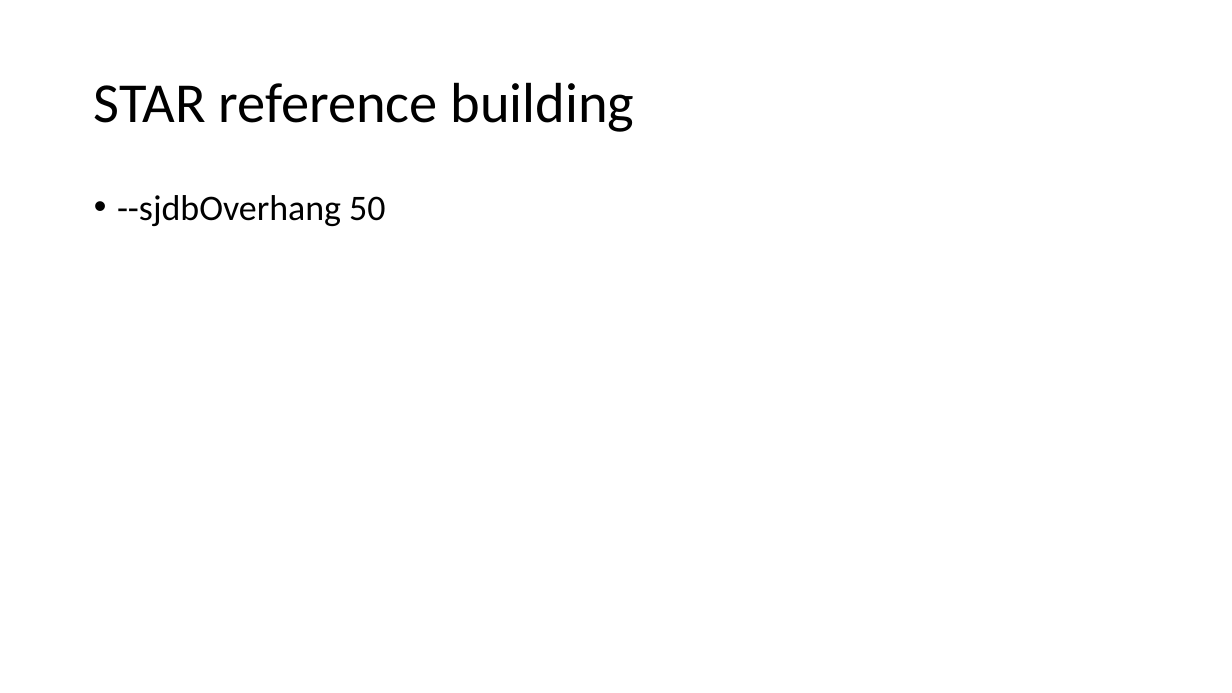
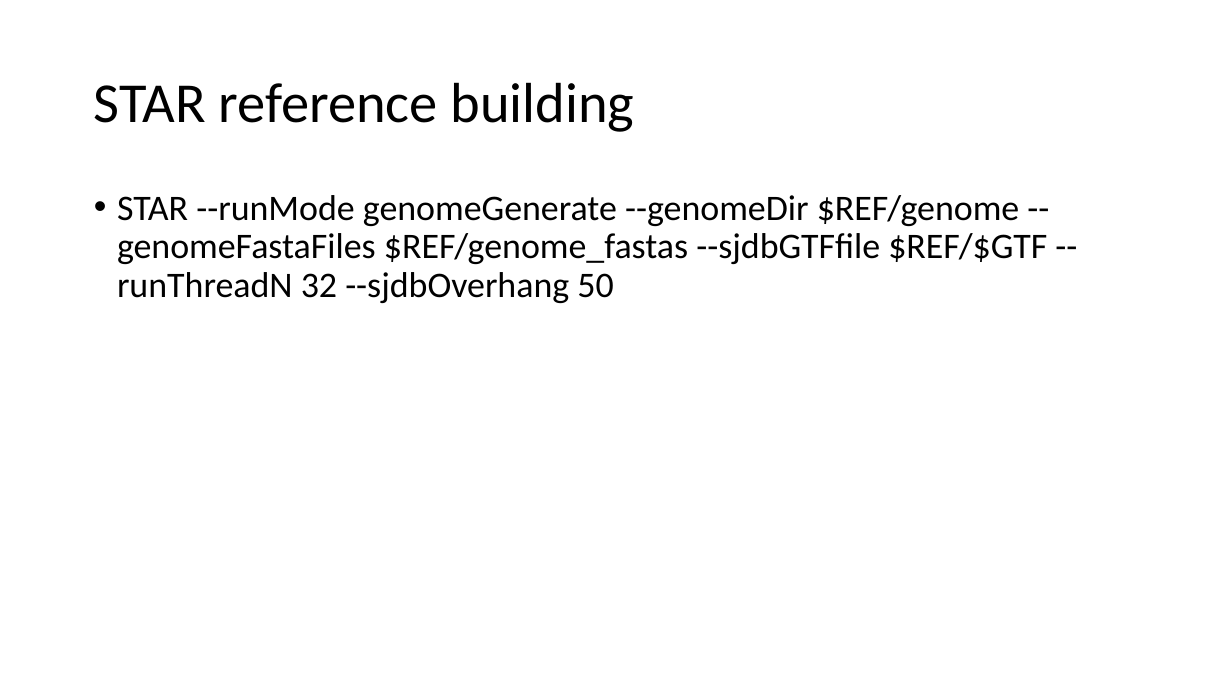
Before and after one commit to j-berg/bioinformatics-bootcamp, a slide deck: slide 13 of class_5/class_5.pptx. Drawn at 1232x693 pixels with LibreOffice and Linux fonts; fonts in the diff are those of the drawing. Boxes give left, top, right and bottom in pixels: in the first picture for what was removed or moved away, otherwise in the second. Text is boxed around its words. In the diff, an @@ line names an element or a change of style, - is before the commit and + after.

```diff
--- a/class_5/class_5.pptx
+++ b/class_5/class_5.pptx
@@ text at [117, 195, 1047, 303]: text changed @@
-• --sjdbOverhang 50
+• STAR --runMode genomeGenerate --genomeDir $REF/genome --genomeFastaFiles $REF/genome_fastas --sjdbGTFfile $REF/$GTF --runThreadN 32 --sjdbOverhang 50
```
Also in this commit, not shown: 4 other slides changed, 1 slide added, 1 other file.
